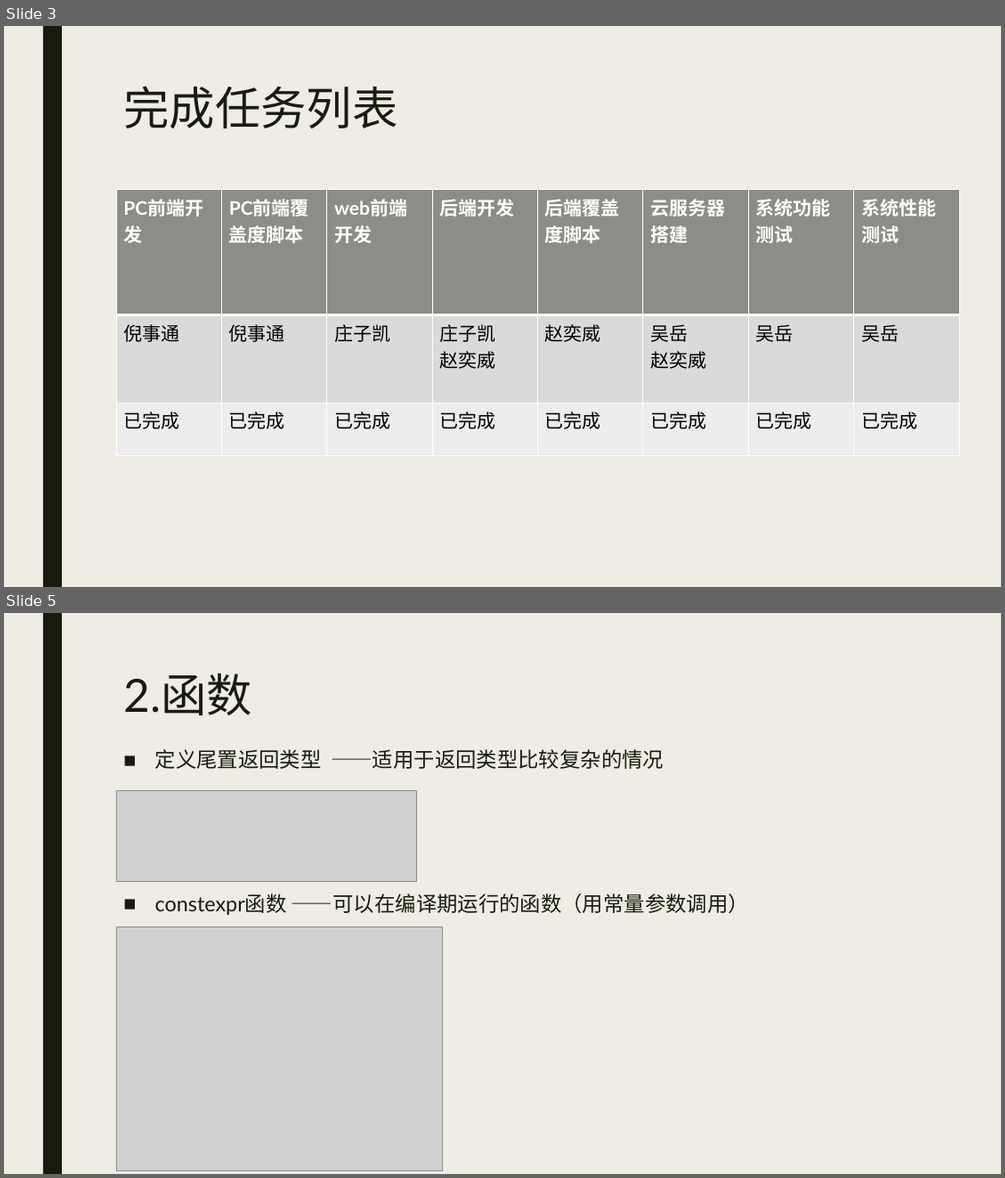
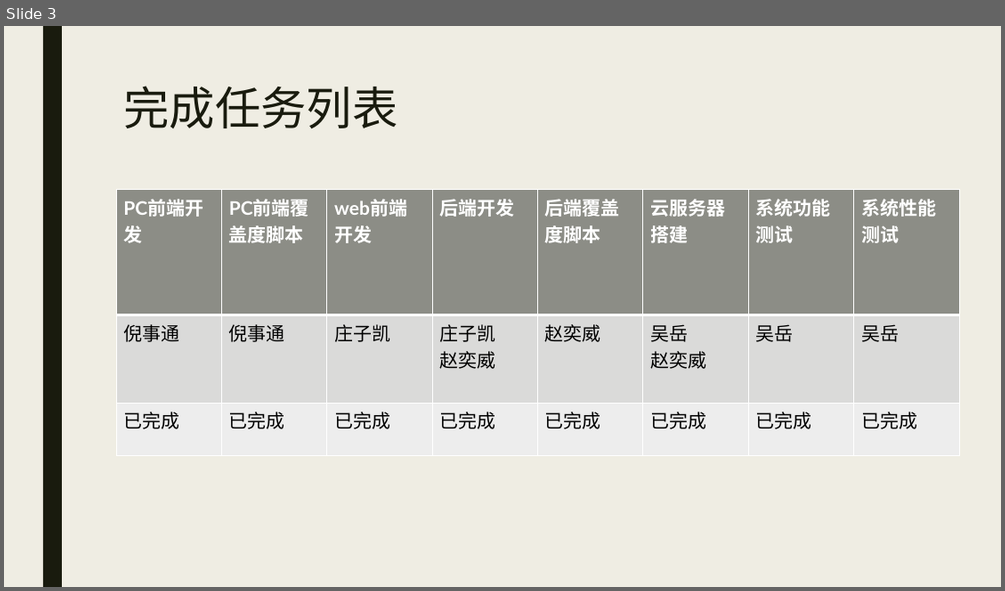
Before and after one commit to DestinyCoderWY/Timeline, a slide deck: 7.展示PPT/Timeline展示PPT.pptx. Shown one above the other, each under a label of ours: slides 3 and 5 before the commit, slide 3 after it; the slides between them are not shown. The pictures are 1005x1178 and 1005x591 pixels, drawn with LibreOffice and Linux fonts; fonts in the diff are those of the drawing; grey boxes stand for pictures. Boxes give left, top, right and bottom in pixels: in the first picture for what was removed or moved away, otherwise in the second. Text is boxed around its words. In the diff, an @@ line names an element or a change of style, - is before the commit and + after.

```diff
--- a/7.展示PPT/Timeline展示PPT.pptx
+++ b/7.展示PPT/Timeline展示PPT.pptx
@@ slide 5 removed at <box>4,613,1001,1174</box>, background #EFEDE3; not listed: 1 template element that a slide beside it also shows @@
@@ title removed at <box>123,674,252,715</box> @@
-2.函数
@@ text removed at <box>155,749,749,915</box> @@
-■ 定义尾置返回类型 ——适用于返回类型比较复杂的情况
-■ constexpr函数 ——可以在编译期运行的函数（用常量参数调用）
@@ picture removed at <box>116,791,417,882</box> @@
@@ picture removed at <box>116,927,442,1171</box> @@
```
Also in this commit, not shown: 3 slides changed, 16 slides added, 18 other slides removed, 1 other file.
